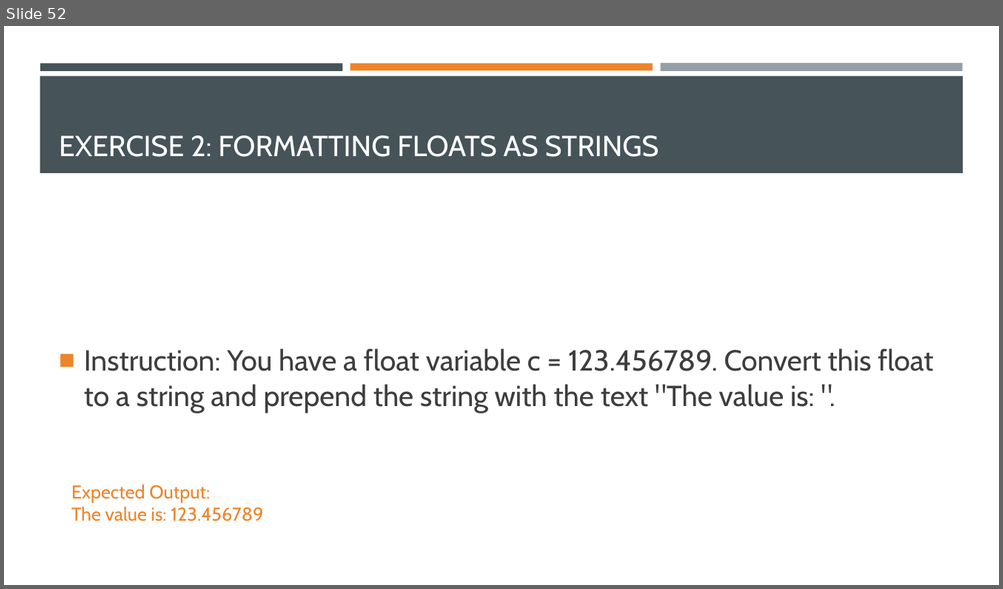
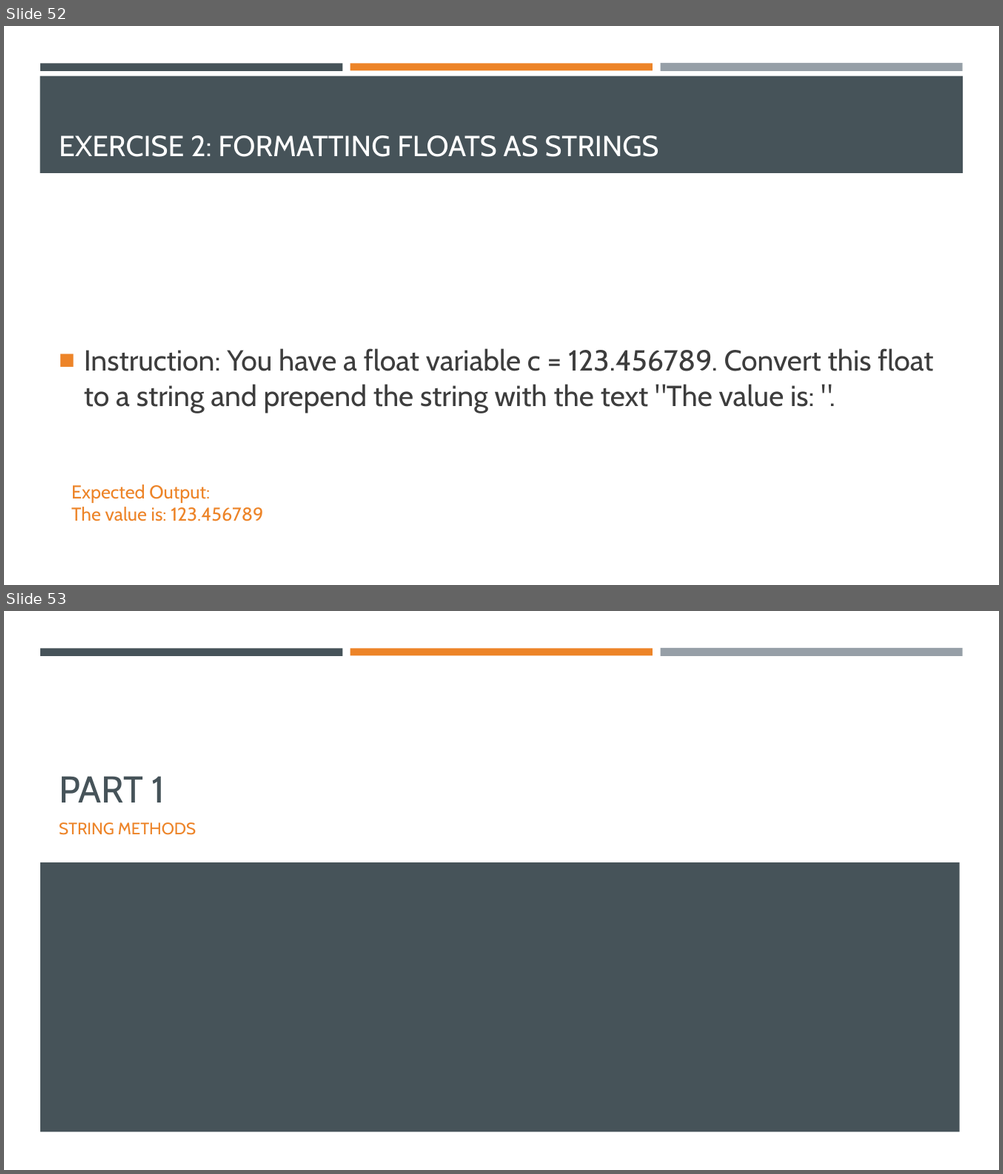
Before and after one commit to Ghost0396/iot, a slide deck: python/Python 3.pptx. Shown one above the other, each under a label of ours: slide 52 before the commit, slides 52 and 53 after it. The pictures are 1003x589 and 1003x1174 pixels, drawn with LibreOffice and Linux fonts; fonts in the diff are those of the drawing. Boxes give left, top, right and bottom in pixels: in the first picture for what was removed or moved away, otherwise in the second. Text is boxed around its words. In the diff, an @@ line names an element or a change of style, - is before the commit and + after.

```diff
--- a/python/Python 3.pptx
+++ b/python/Python 3.pptx
@@ slide 53 added at box(4, 611, 999, 1170), background #FFFFFF; not listed: 3 template elements that a slide beside it also shows @@
@@ title added at box(59, 776, 165, 803), 36 pt, text #465359 @@
+PART 1
@@ subtitle added at box(59, 823, 196, 835), 16 pt, text #ED8428 @@
+STRING METHODS
@@ rectangle added at box(40, 863, 960, 1132), fill #465359 @@
```
Also in this commit, not shown: 16 other slides added, 1 slide removed, 5 other files.
